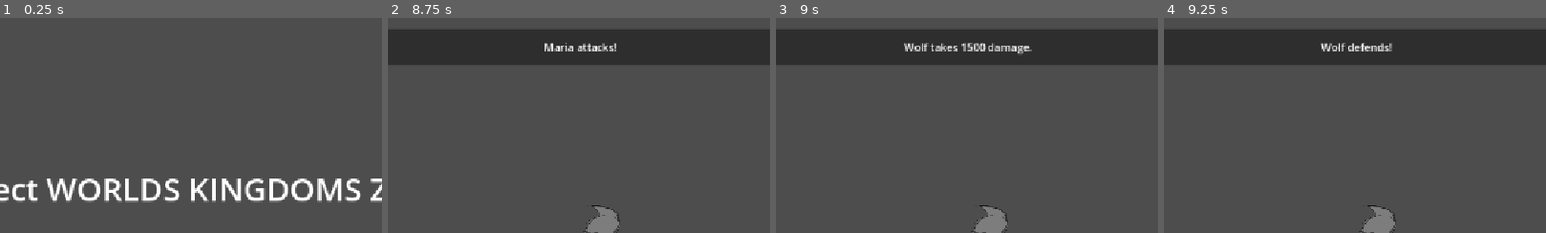
Above: before the commit, frames 1-4 (left to right).
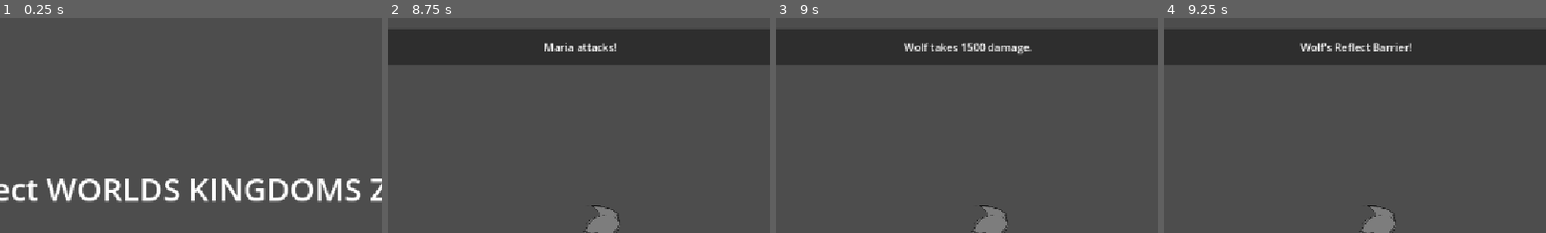
Above: after the commit, the same moments.

Repository: Adnyropast/pwkz-godot-4.7
Game: Godot game, scene res://scenes/title_screen.tscn
The game is run twice, just before and just after one commit, with the same random seed, the same clock (stepped at 60 frames per second) and the same inputs. The engine's default icon, where the game draws it, is replaced by a stand-in: a white triangle on a blue panel in a dark square.
Inputs:
- Up to frame 1 (0.25 s): no input
- Up to frame 2 (8.75 s): click "Start" at 0.5 s; tap Enter (ui_accept) at 1.25, 1.52, 2.75, 3.02, 4.25, 5.75, 6.02, 7.25, 7.52 s; click "(Next Phase)" at 2 s; click "(Next Phase)" at 3.5 s; click "(Next Stage)" at 5 s; click "(Next Stage)" at 6.5 s; click "Attack" at 8 s
- Up to frame 3 (9 s): tap Enter (ui_accept) at 8.75 s
- Up to frame 4 (9.25 s): tap Enter (ui_accept) at 9.02 s
The pictures show only the part of the screen within x 25-75%, y 0-50%; the shares and areas given below are measured in that part.

Frames 1-3 are identical in both runs. In frame 4, 0.7% of the frame differs, in the area x 35-65%, y 11-16%.

Commit message:
feat: add enemy action strong strike

Diff:
--- /dev/null
+++ b/actions/enemy_actions/EnemyStrongStrike.gd
@@ -0,0 +1,30 @@
+extends EnemyAttack
+
+class_name EnemyStrongStrike
+
+func perform(sender: Sender) -> void:
+	step_attack(sender)
+
+func step_attack(sender: Sender) -> void:
+	var enemy_name = Enemy.get_enemy_name()
+	sender.send_timed(
+		enemy_name + "'s Strong Strike!",
+		step_damage.bind(sender),
+		2.0
+	)
+
+func step_damage(sender: Sender) -> void:
+	var damage = DamageCalcs.get_base_damage_to_player()
+	damage = floori(damage * 1.5)
+	damage = DamageCalcs.get_modified_damage_to_player(damage)
+	Player.subtract_hp(damage)
+	var message: String
+	if damage >= 0:
+		message = "Maria takes " + str(damage) + " damage."
+	else:
+		message = "Maria recovers " + str(-damage) + " hp."
+	sender.send_timed(
+		message,
+		step_reprisal.bind(sender, damage),
+		2.0
+	)
--- a/system/EnemyActionPicker.gd
+++ b/system/EnemyActionPicker.gd
@@ -8,7 +8,7 @@
 	action.perform(sender)
 
 static func get_random_action() -> BaseAction:
-	var options: Array = [EnemyIdle, EnemyAttack, EnemyHeal, EnemyDefend, EnemyEdgeOfDeath, EnemyAbsorbBarrier, EnemyReflectBarrier]
+	var options: Array = [EnemyIdle, EnemyAttack, EnemyHeal, EnemyDefend, EnemyEdgeOfDeath, EnemyAbsorbBarrier, EnemyReflectBarrier, EnemyStrongStrike]
 	var index: int = randi_range(0, options.size() - 1)
 	var action: BaseAction = options[index].new()
 	return action
Not shown, added: actions/enemy_actions/EnemyStrongStrike.gd.uid
